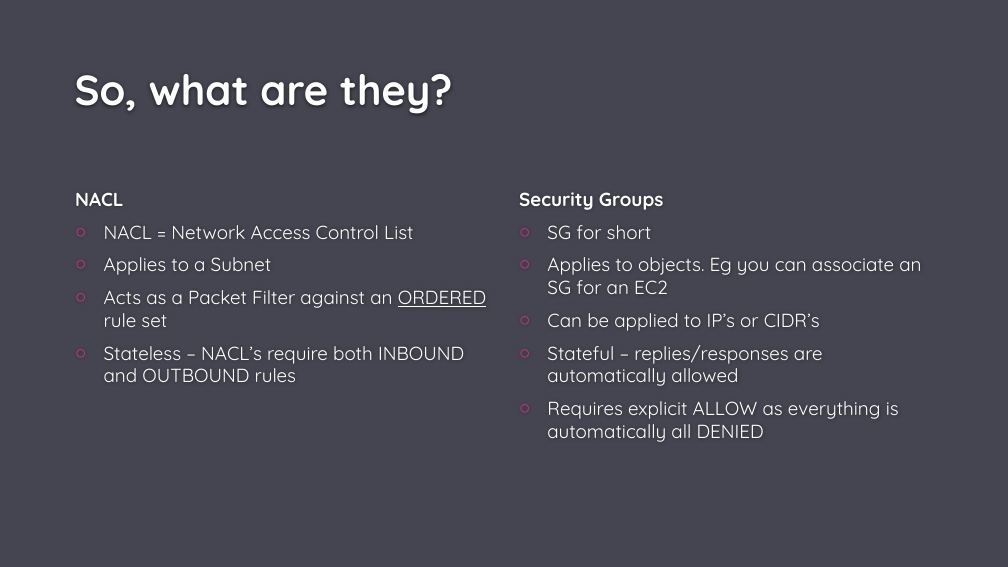
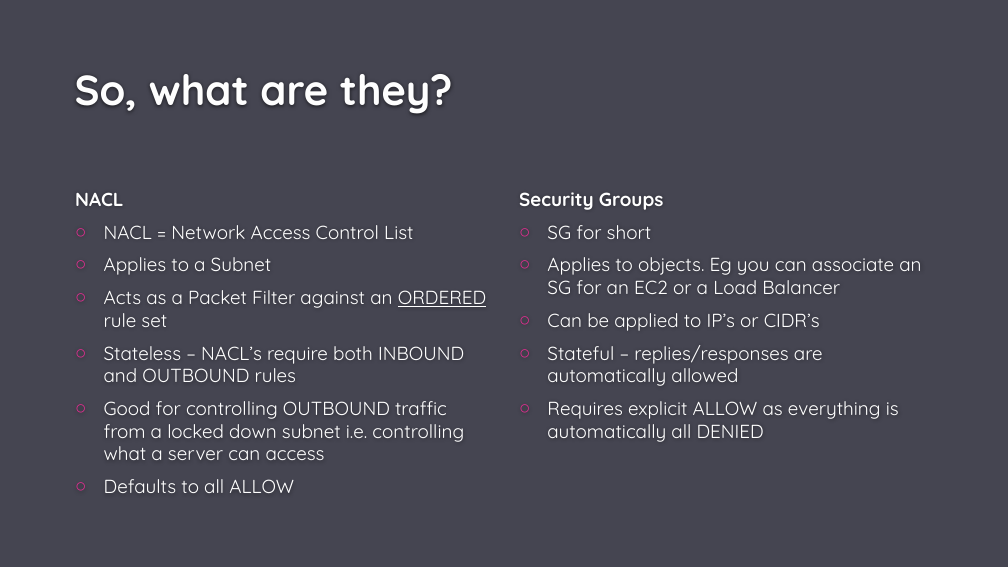
Before and after one commit to francalovescakes/cloud-network-security, a slide deck: slide 2 of day-1/sg_nacls.pptx. Drawn at 1008x567 pixels with LibreOffice and Linux fonts; fonts in the diff are those of the drawing; background and template pictures are left out. Boxes give left, top, right and bottom in pixels: in the first picture for what was removed or moved away, otherwise in the second. Text is boxed around its words. In the diff, an @@ line names an element or a change of style, - is before the commit and + after.

```diff
--- a/day-1/sg_nacls.pptx
+++ b/day-1/sg_nacls.pptx
@@ text at box(547, 257, 921, 294): text changed @@
-○ Applies to objects. Eg you can associate an SG for an EC2
+○ Applies to objects. Eg you can associate an SG for an EC2 or a Load Balancer
@@ text at box(104, 401, 464, 493): paragraphs added @@
+○ Good for controlling OUTBOUND traffic from a locked down subnet i.e. controlling what a server can access
+○ Defaults to all ALLOW
```
Also in this commit, not shown: 1 other slide changed, 7 other files.
